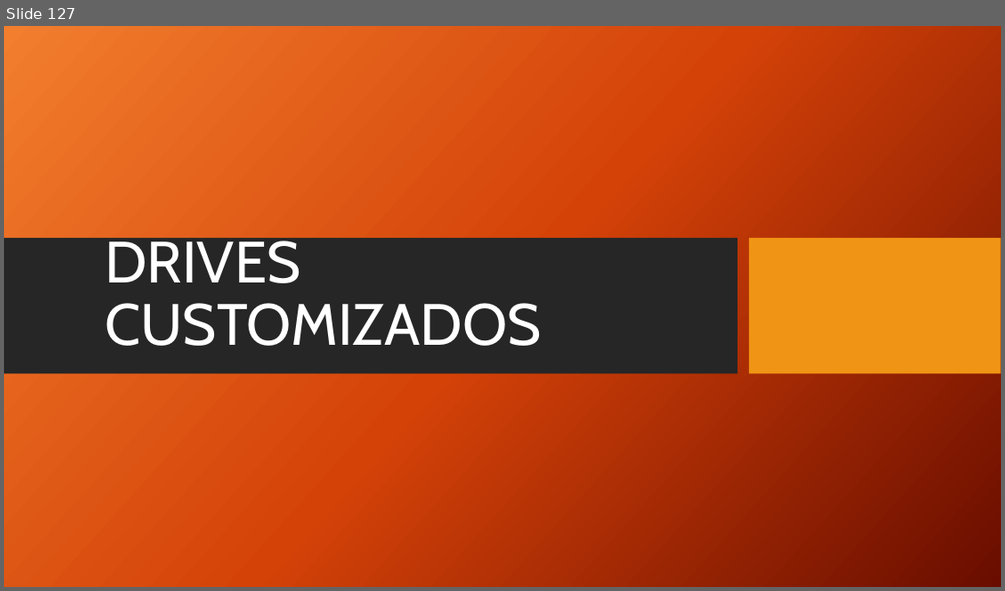
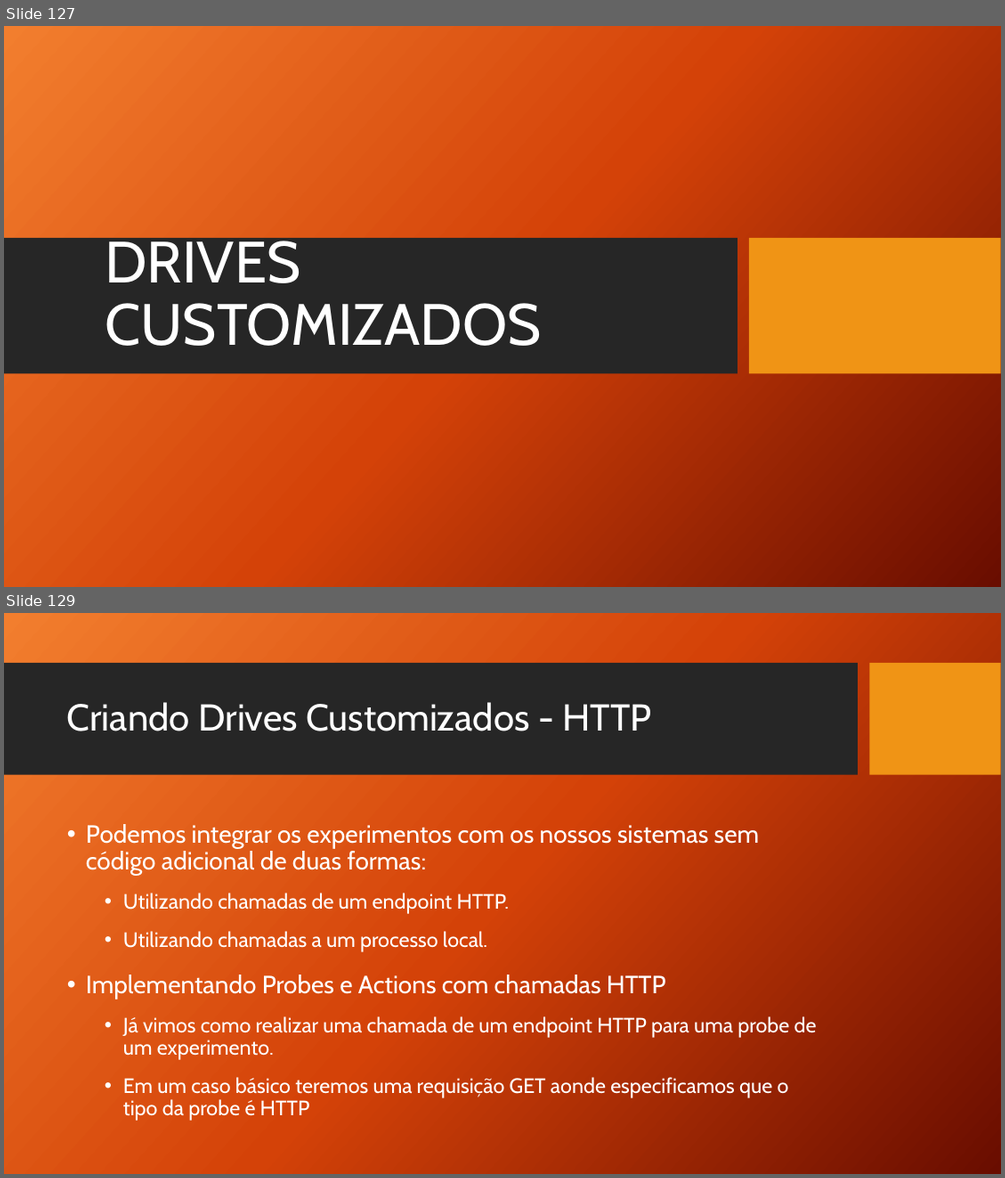
Before and after one commit to TCC-Chaos-Engineering/docs-chaos-engineering, a slide deck: docs/Chaos Engineering - Das Hipoteses aos Testes.pptx. Shown one above the other, each under a label of ours: slide 127 before the commit, slides 127 and 129 after it; the slides between them are not shown. The pictures are 1005x591 and 1005x1178 pixels, drawn with LibreOffice and Linux fonts; fonts in the diff are those of the drawing; background and template pictures are left out. Boxes give left, top, right and bottom in pixels: in the first picture for what was removed or moved away, otherwise in the second. Text is boxed around its words. In the diff, an @@ line names an element or a change of style, - is before the commit and + after.

Commit message:
Adiciona Criando Drives Customizados
Adiciona o subtópico: Criando Drives Customizados

```diff
--- a/docs/Chaos Engineering - Das Hipoteses aos Testes.pptx
+++ b/docs/Chaos Engineering - Das Hipoteses aos Testes.pptx
@@ slide 129 added at bbox=[4, 613, 1001, 1174], background picture (left out) @@
@@ rectangle added at bbox=[4, 663, 858, 775], fill #262626 @@
@@ rectangle added at bbox=[870, 663, 1001, 775], fill #F09415 @@
@@ title added at bbox=[67, 702, 651, 731], 36 pt, text #FFFFFF @@
+Criando Drives Customizados - HTTP
@@ text added at bbox=[86, 824, 817, 1120], 20 pt, text #FFFFFF @@
+• Podemos integrar os experimentos com os nossos sistemas sem código adicional de duas formas:
+  • Utilizando chamadas de um endpoint HTTP.
+  • Utilizando chamadas a um processo local.
+• Implementando Probes e Actions com chamadas HTTP
+  • Já vimos como realizar uma chamada de um endpoint HTTP para uma probe de um experimento.
+  • Em um caso básico teremos uma requisição GET aonde especificamos que o tipo da probe é HTTP
```
Also in this commit, not shown: 7 slides changed, 16 other slides added.
